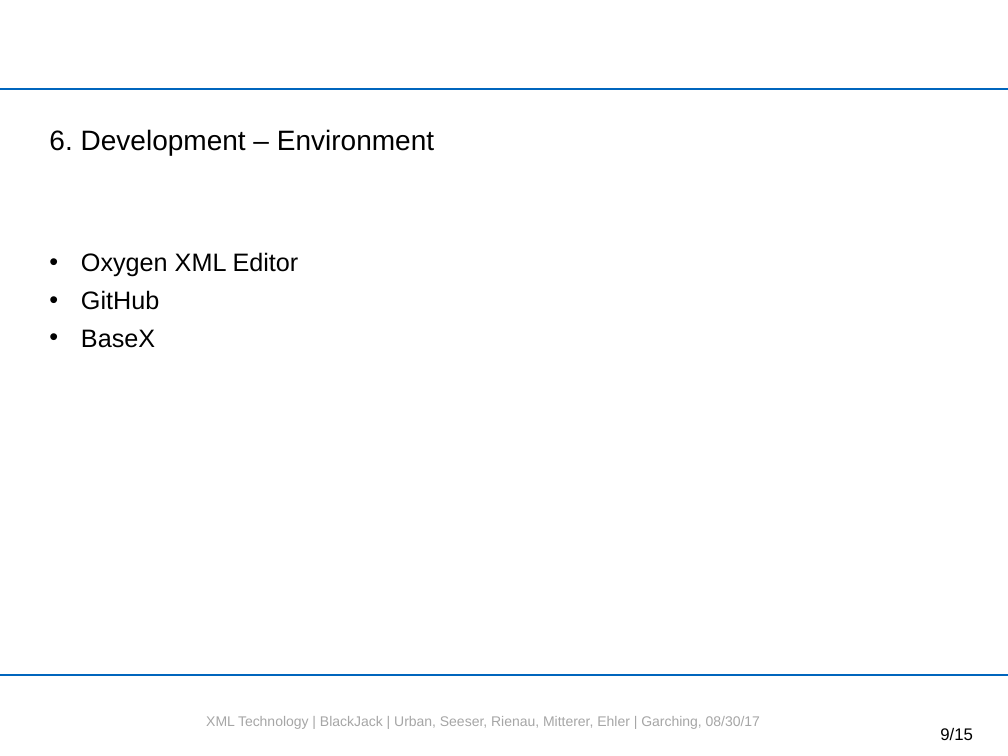
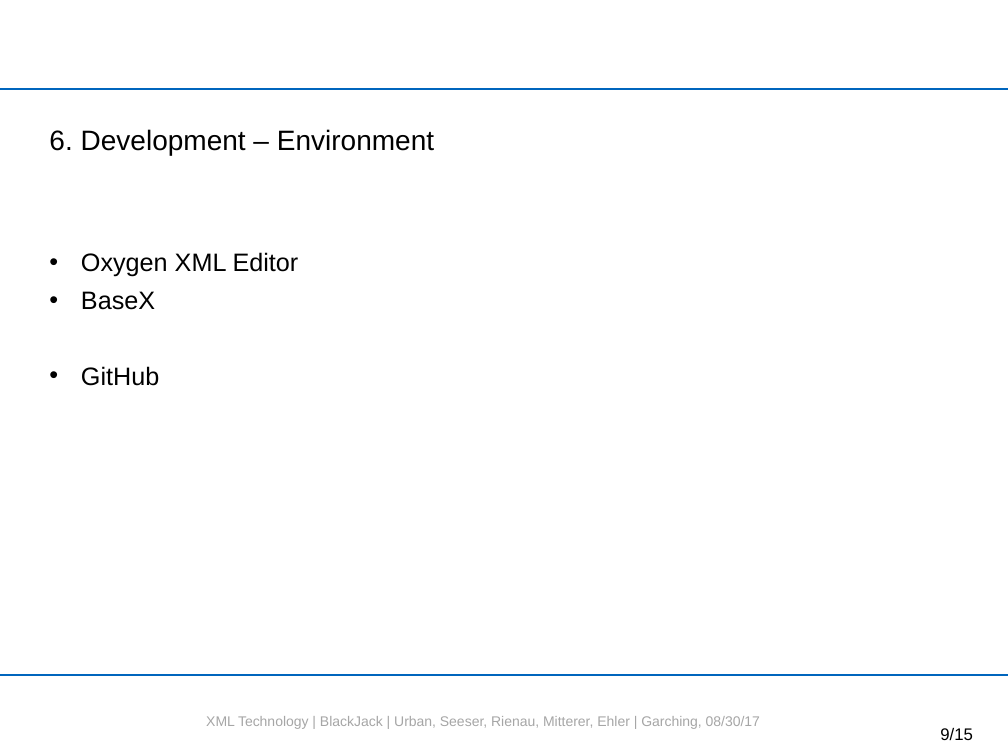
Before and after one commit to roberturban/xml-blackjack, a slide deck: slide 9 of presentation/Presentation-Ehler-Mitterer-Rienau-Seeser-Urban.pptx. Drawn at 1008x756 pixels with LibreOffice and Linux fonts; fonts in the diff are those of the drawing; background and template pictures are left out. Boxes give left, top, right and bottom in pixels: in the first picture for what was removed or moved away, otherwise in the second. Text is boxed around its words. In the diff, an @@ line names an element or a change of style, - is before the commit and + after.

Commit message:
slides adapted and errors corrected

```diff
--- a/presentation/Presentation-Ehler-Mitterer-Rienau-Seeser-Urban.pptx
+++ b/presentation/Presentation-Ehler-Mitterer-Rienau-Seeser-Urban.pptx
@@ text at (x1=81, y1=291, x2=155, y2=310): paragraph added @@
+• BaseX
@@ text at (x1=81, y1=329, x2=155, y2=348): paragraph removed @@
-• BaseX
```
Also in this commit, not shown: 1 other file.
